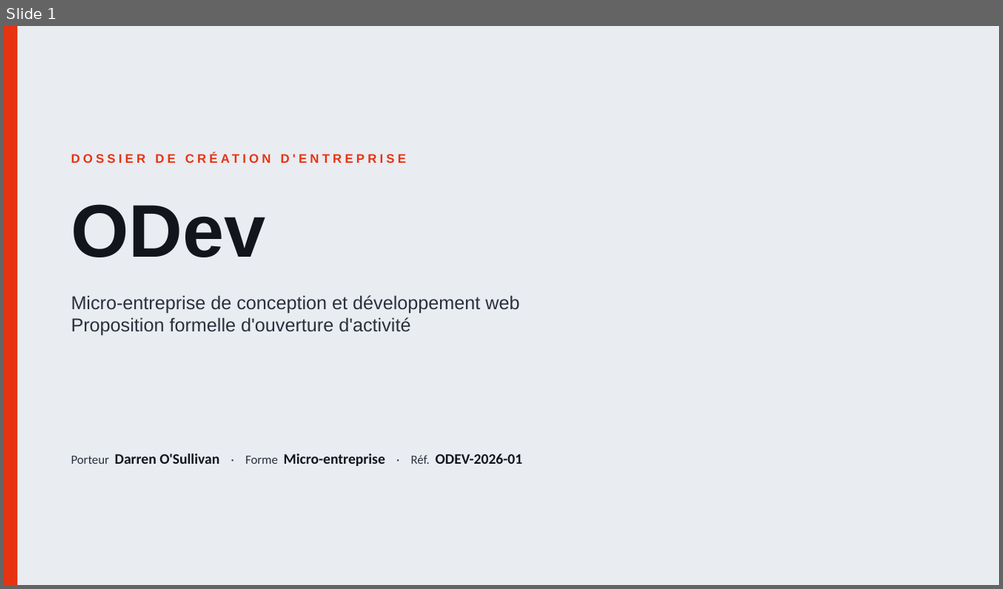
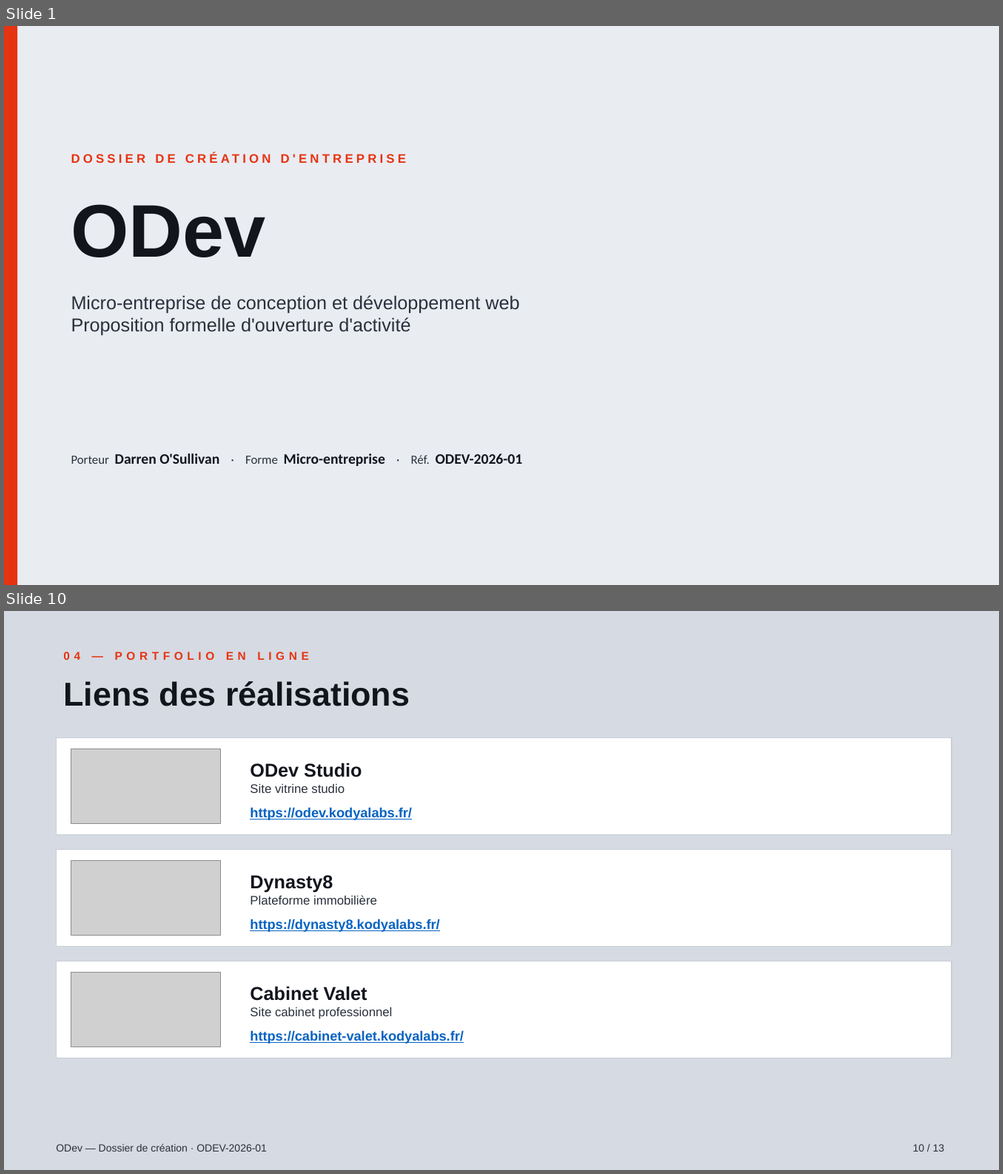
Before and after one commit to Flixbad/ODev, a slide deck: dossier-creation/export/ODev-Dossier-Creation.pptx. Shown one above the other, each under a label of ours: slide 1 before the commit, slides 1 and 10 after it; the slides between them are not shown. The pictures are 1003x589 and 1003x1174 pixels, drawn with LibreOffice and Linux fonts; fonts in the diff are those of the drawing; grey boxes stand for pictures. Boxes give left, top, right and bottom in pixels: in the first picture for what was removed or moved away, otherwise in the second. Text is boxed around its words. In the diff, an @@ line names an element or a change of style, - is before the commit and + after.

```diff
--- a/dossier-creation/export/ODev-Dossier-Creation.pptx
+++ b/dossier-creation/export/ODev-Dossier-Creation.pptx
@@ slide 10 added at (4, 611, 999, 1170), background #FFFFFF @@
@@ rectangle added at (4, 611, 999, 1170), fill #D6DAE2 @@
@@ text added at (63, 652, 308, 660), 11 pt, text #E63312, bold @@
+04 — PORTFOLIO EN LIGNE
@@ text added at (63, 681, 410, 706), 32 pt, text #12151C, bold @@
+Liens des réalisations
@@ rectangle added at (57, 738, 951, 834), fill #FFFFFF, outline #C8CED8 1 pt @@
@@ picture added at (71, 749, 220, 823) @@
@@ text added at (250, 763, 361, 777), 18 pt, text #12151C, bold @@
+ODev Studio
@@ text added at (250, 784, 344, 793), 12 pt, text #2A303C @@
+Site vitrine studio
@@ text added at (250, 807, 412, 820), 13 pt, text #0563C1, bold, underline @@
+https://odev.kodyalabs.fr/
@@ rectangle added at (57, 850, 951, 947), fill #FFFFFF, outline #C8CED8 1 pt @@
@@ picture added at (71, 861, 220, 936) @@
@@ text added at (250, 875, 333, 893), 18 pt, text #12151C, bold @@
+Dynasty8
@@ text added at (250, 895, 377, 905), 12 pt, text #2A303C @@
+Plateforme immobilière
@@ text added at (250, 919, 439, 932), 13 pt, text #0563C1, bold, underline @@
+https://dynasty8.kodyalabs.fr/
@@ rectangle added at (57, 962, 951, 1059), fill #FFFFFF, outline #C8CED8 1 pt @@
@@ picture added at (71, 973, 220, 1048) @@
@@ text added at (250, 986, 367, 1001), 18 pt, text #12151C, bold @@
+Cabinet Valet
@@ text added at (250, 1008, 392, 1019), 12 pt, text #2A303C @@
+Site cabinet professionnel
@@ text added at (250, 1031, 464, 1044), 13 pt, text #0563C1, bold, underline @@
+https://cabinet-valet.kodyalabs.fr/
@@ text added at (56, 1144, 267, 1152), 10 pt, text #2A303C @@
+ODev — Dossier de création · ODEV-2026-01
@@ text added at (913, 1145, 945, 1152), 10 pt, text #2A303C @@
+10 / 13
```
Also in this commit, not shown: 7 slides changed, 4 other slides added, 5 other files.
